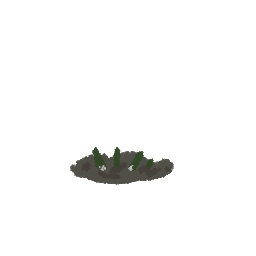
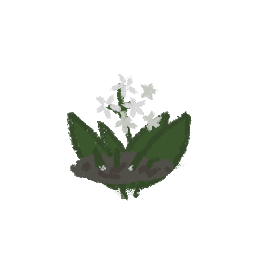
The second 256x256 image is a revision of the first. Changes to its layers:
showed group "garlic1" (2 layers) over bbox(66, 73, 192, 203)
hid "Layer 10" over bbox(66, 73, 192, 191)
